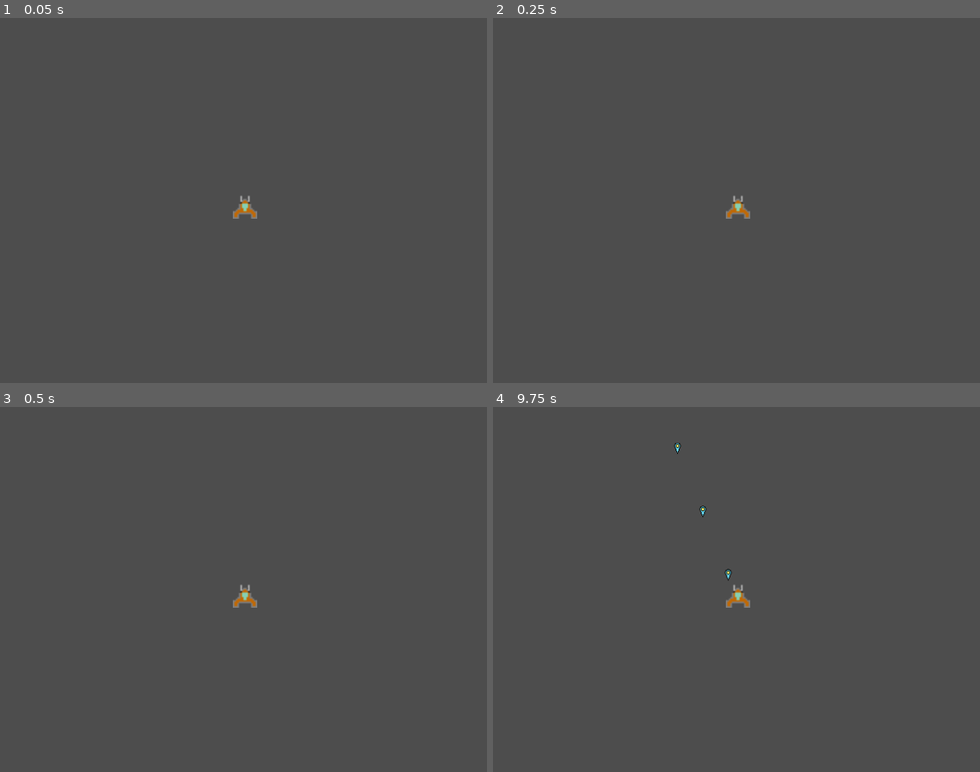
Above: before the commit, frames 1-4 (two rows, left to right).
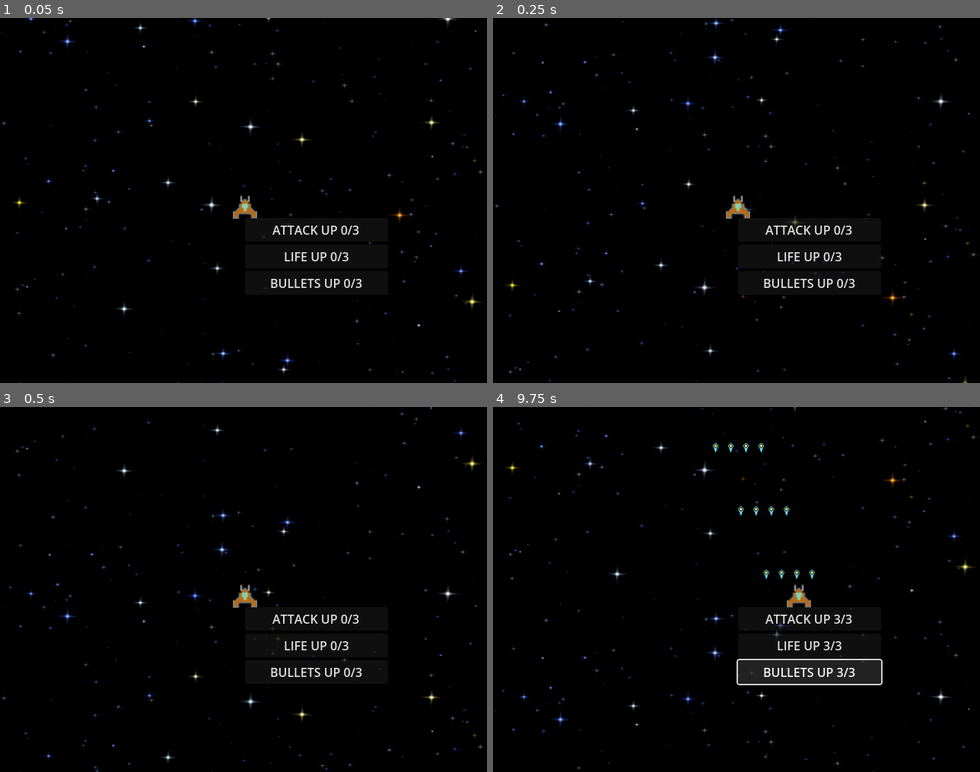
Above: after the commit, the same moments.

Repository: str08/CIEE-Game
Game: Godot game, scene res://Scenes/game.tscn
The game is run twice, just before and just after one commit, with the same random seed, the same clock (stepped at 60 frames per second) and the same inputs.
Inputs (mouse positions are in pixels of both pictures, inside the frame that each line leads up to):
- Up to frame 1 (0.05 s): no input
- Up to frame 2 (0.25 s): no input
- Up to frame 3 (0.5 s): no input
- Up to frame 4 (9.75 s): click (809, 618) at 0.5 s, where only the run after the commit has a clickable "ATTACK UP 0/3"; click (809, 618) at 1.25 s, where only the run after the commit has a clickable "ATTACK UP 1/3"; click (809, 618) at 2 s, where only the run after the commit has a clickable "ATTACK UP 2/3"; click (809, 618) at 2.75 s, where only the run after the commit has a clickable "ATTACK UP 3/3"; click (809, 644) at 3.5 s, where only the run after the commit has a clickable "LIFE UP 0/3"; click (809, 644) at 4.25 s, where only the run after the commit has a clickable "LIFE UP 1/3"; click (809, 644) at 5 s, where only the run after the commit has a clickable "LIFE UP 2/3"; click (809, 644) at 5.75 s, where only the run after the commit has a clickable "LIFE UP 3/3"; click (809, 673) at 6.5 s, where only the run after the commit has a clickable "BULLETS UP 0/3"; click (809, 673) at 7.25 s, where only the run after the commit has a clickable "BULLETS UP 1/3"; click (809, 673) at 8 s, where only the run after the commit has a clickable "BULLETS UP 2/3"; click (809, 673) at 8.75 s, where only the run after the commit has a clickable "BULLETS UP 3/3"; hold D (Right) from 9.53 s (still down); hold J (Shoot) from 9.53 s (still down)

The runs differ from the first frame. In frame 1, 100% of the frame differs, in the area x 0-100%, y 0-100%; in frame 2, 100%; in frame 3, 100%; in frame 4, 100%.

Commit message:
Added the shop menu, its upgrades, and what will be the main menu?

Diff:
--- a/ciee-game/Scenes/BaseBoss.tscn
+++ b/ciee-game/Scenes/BaseBoss.tscn
@@ -1,6 +1,6 @@
 [gd_scene load_steps=2 format=3 uid="uid://cieq6mil2t854"]
 
-[ext_resource type="Script" uid="uid://bb2urcjeq28xo" path="res://Bosses/Scripts/base_boss.gd" id="1_dq00a"]
+[ext_resource type="Script" uid="uid://bb2urcjeq28xo" path="res://Scripts/base_boss.gd" id="1_dq00a"]
 
 [node name="BaseBoss" type="Node2D"]
 script = ExtResource("1_dq00a")
--- a/ciee-game/Scenes/BaseEnemy.tscn
+++ b/ciee-game/Scenes/BaseEnemy.tscn
@@ -1,6 +1,6 @@
 [gd_scene load_steps=2 format=3 uid="uid://ue3jkgi7nmb7"]
 
-[ext_resource type="Script" uid="uid://diimxksbsumgt" path="res://Enemies/Scripts/basic_enemy.gd" id="1_x4l1i"]
+[ext_resource type="Script" path="res://Scripts/basic_enemy.gd" id="1_x4l1i"]
 
 [node name="BaseEnemy" type="Node2D"]
 script = ExtResource("1_x4l1i")
--- a/ciee-game/Scenes/BossThree.tscn
+++ b/ciee-game/Scenes/BossThree.tscn
@@ -1,7 +1,7 @@
 [gd_scene load_steps=3 format=3 uid="uid://cxiif1wu1v4hb"]
 
-[ext_resource type="PackedScene" uid="uid://cieq6mil2t854" path="res://Bosses/Scenes/BaseBoss.tscn" id="1_eo1bt"]
-[ext_resource type="Script" uid="uid://4shxs7b2uysg" path="res://Bosses/Scripts/boss_three.gd" id="2_tpvph"]
+[ext_resource type="PackedScene" uid="uid://cieq6mil2t854" path="res://Scenes/BaseBoss.tscn" id="1_eo1bt"]
+[ext_resource type="Script" path="res://Scripts/boss_three.gd" id="2_tpvph"]
 
 [node name="BaseBoss" instance=ExtResource("1_eo1bt")]
 script = ExtResource("2_tpvph")
--- a/ciee-game/Scenes/BossTwo.tscn
+++ b/ciee-game/Scenes/BossTwo.tscn
@@ -1,7 +1,7 @@
 [gd_scene load_steps=3 format=3 uid="uid://o3pr5q2j18ds"]
 
-[ext_resource type="PackedScene" uid="uid://cieq6mil2t854" path="res://Bosses/Scenes/BaseBoss.tscn" id="1_83wv5"]
-[ext_resource type="Script" uid="uid://bm6h74r1uj5jk" path="res://Bosses/Scripts/boss_two.gd" id="2_ug8f0"]
+[ext_resource type="PackedScene" uid="uid://cieq6mil2t854" path="res://Scenes/BaseBoss.tscn" id="1_83wv5"]
+[ext_resource type="Script" path="res://Scripts/boss_two.gd" id="2_ug8f0"]
 
 [node name="BaseBoss" instance=ExtResource("1_83wv5")]
 script = ExtResource("2_ug8f0")
--- a/ciee-game/Scenes/KamikazeEnemy.tscn
+++ b/ciee-game/Scenes/KamikazeEnemy.tscn
@@ -1,7 +1,7 @@
 [gd_scene load_steps=3 format=3 uid="uid://cah2afxj6i7hm"]
 
-[ext_resource type="PackedScene" uid="uid://ue3jkgi7nmb7" path="res://Enemies/BaseEnemy.tscn" id="1_npaf2"]
-[ext_resource type="Script" uid="uid://c5qcdrofu17kl" path="res://Enemies/kamikaze_enemy.gd" id="2_ccllv"]
+[ext_resource type="PackedScene" uid="uid://ue3jkgi7nmb7" path="res://Scenes/BaseEnemy.tscn" id="1_npaf2"]
+[ext_resource type="Script" path="res://Scripts/kamikaze_enemy.gd" id="2_ccllv"]
 
 [node name="BaseEnemy" instance=ExtResource("1_npaf2")]
 script = ExtResource("2_ccllv")
--- a/ciee-game/Scenes/RaiderEnemy.tscn
+++ b/ciee-game/Scenes/RaiderEnemy.tscn
@@ -1,7 +1,7 @@
 [gd_scene load_steps=3 format=3 uid="uid://cg26q68syd0em"]
 
-[ext_resource type="PackedScene" uid="uid://ue3jkgi7nmb7" path="res://Enemies/BaseEnemy.tscn" id="1_chg0y"]
-[ext_resource type="Script" uid="uid://bq3g3gox73wnd" path="res://Enemies/raider_enemy.gd" id="2_8olqh"]
+[ext_resource type="PackedScene" uid="uid://ue3jkgi7nmb7" path="res://Scenes/BaseEnemy.tscn" id="1_chg0y"]
+[ext_resource type="Script" path="res://Scripts/raider_enemy.gd" id="2_8olqh"]
 
 [node name="BaseEnemy" instance=ExtResource("1_chg0y")]
 script = ExtResource("2_8olqh")
--- a/ciee-game/Scenes/ShooterEnemy.tscn
+++ b/ciee-game/Scenes/ShooterEnemy.tscn
@@ -1,7 +1,7 @@
 [gd_scene load_steps=3 format=3 uid="uid://b551rt3skuan7"]
 
-[ext_resource type="PackedScene" uid="uid://ue3jkgi7nmb7" path="res://Enemies/BaseEnemy.tscn" id="1_qndsk"]
-[ext_resource type="Script" uid="uid://qnioufblohdf" path="res://Enemies/shooter_enemy.gd" id="2_jiija"]
+[ext_resource type="PackedScene" uid="uid://ue3jkgi7nmb7" path="res://Scenes/BaseEnemy.tscn" id="1_qndsk"]
+[ext_resource type="Script" path="res://Scripts/shooter_enemy.gd" id="2_jiija"]
 
 [node name="BaseEnemy" instance=ExtResource("1_qndsk")]
 script = ExtResource("2_jiija")
--- a/ciee-game/Scenes/bullet_basic.tscn
+++ b/ciee-game/Scenes/bullet_basic.tscn
@@ -1,7 +1,7 @@
 [gd_scene load_steps=4 format=3 uid="uid://co0rkb7ls38ku"]
 
 [ext_resource type="Script" uid="uid://c1nt6d4mrrk8b" path="res://Scripts/bullet_basic.gd" id="1_kfo57"]
-[ext_resource type="Texture2D" uid="uid://dljj0scfkid7x" path="res://Assets/bullet type one.png" id="2_2tq3m"]
+[ext_resource type="Texture2D" uid="uid://dljj0scfkid7x" path="res://Assets/bulletTypeOne.png" id="2_2tq3m"]
 
 [sub_resource type="CapsuleShape2D" id="CapsuleShape2D_2tq3m"]
 radius = 9.0
--- a/ciee-game/Scenes/game.tscn
+++ b/ciee-game/Scenes/game.tscn
@@ -1,13 +1,29 @@
-[gd_scene load_steps=2 format=3 uid="uid://c0jfltrcdhkbx"]
+[gd_scene load_steps=6 format=3 uid="uid://c0jfltrcdhkbx"]
 
 [ext_resource type="PackedScene" uid="uid://bbgpobqiliyly" path="res://Scenes/ship.tscn" id="1_ebmjs"]
+[ext_resource type="Shader" uid="uid://lsbx34rwfcub" path="res://Scripts/game.gdshader" id="2_wrm1d"]
+[ext_resource type="Texture2D" uid="uid://gfinxnkfg5y8" path="res://Assets/Starfield7-512x512.png" id="3_3dryh"]
+[ext_resource type="PackedScene" uid="uid://21gvhpr5fh0q" path="res://Scenes/shop_menu.tscn" id="4_3dryh"]
+
+[sub_resource type="ShaderMaterial" id="ShaderMaterial_wowpa"]
+shader = ExtResource("2_wrm1d")
 
 [node name="Game" type="Node2D"]
+
+[node name="Camera2D" type="Camera2D" parent="."]
+position = Vector2(-2, 0)
+
+[node name="TextureRect" type="TextureRect" parent="."]
+texture_repeat = 2
+material = SubResource("ShaderMaterial_wowpa")
+offset_left = -339.0
+offset_top = -262.0
+offset_right = 326.0
+offset_bottom = 281.0
+texture = ExtResource("3_3dryh")
 
 [node name="Ship" parent="." instance=ExtResource("1_ebmjs")]
 position = Vector2(0, 8)
 scale = Vector2(2, 2)
 
-[node name="Camera2D" type="Camera2D" parent="Ship"]
-position = Vector2(-1, -4)
-scale = Vector2(0.5, 0.5)
+[node name="ShopMenu" parent="." instance=ExtResource("4_3dryh")]
--- /dev/null
+++ b/ciee-game/Scenes/main_menu.tscn
@@ -0,0 +1,22 @@
+[gd_scene load_steps=2 format=3 uid="uid://dg1jmhfmwiphq"]
+
+[ext_resource type="Script" uid="uid://clnb6qv5ainti" path="res://Scripts/main_menu.gd" id="1_28flt"]
+
+[node name="MainMenu" type="BoxContainer"]
+anchors_preset = 15
+anchor_right = 1.0
+anchor_bottom = 1.0
+grow_horizontal = 2
+grow_vertical = 2
+alignment = 1
+vertical = true
+script = ExtResource("1_28flt")
+
+[node name="TextureRect" type="TextureRect" parent="."]
+layout_mode = 2
+
+[node name="Button" type="Button" parent="."]
+layout_mode = 2
+text = "START"
+
+[connection signal="pressed" from="Button" to="." method="_on_button_pressed"]
--- a/ciee-game/Scenes/ship.tscn
+++ b/ciee-game/Scenes/ship.tscn
@@ -3,7 +3,7 @@
 [ext_resource type="Script" uid="uid://fpsege0xe0t0" path="res://Scripts/ship.gd" id="1_v1qfn"]
 [ext_resource type="PackedScene" uid="uid://co0rkb7ls38ku" path="res://Scenes/bullet_basic.tscn" id="2_xxxu3"]
 [ext_resource type="PackedScene" uid="uid://wnuxxpv066e7" path="res://Scenes/hitbox.tscn" id="3_6ejuo"]
-[ext_resource type="Texture2D" uid="uid://bxxoe6mwvqr4f" path="res://Assets/ship type 1.png" id="4_6ejuo"]
+[ext_resource type="Texture2D" uid="uid://bxxoe6mwvqr4f" path="res://Assets/shipType1.png" id="4_6ejuo"]
 
 [sub_resource type="CircleShape2D" id="CircleShape2D_v1qfn"]
 radius = 4.0
--- /dev/null
+++ b/ciee-game/Scenes/shop_menu.tscn
@@ -0,0 +1,47 @@
+[gd_scene load_steps=4 format=3 uid="uid://21gvhpr5fh0q"]
+
+[ext_resource type="Script" uid="uid://by5rbn0xl1ku4" path="res://Scripts/shop_menu.gd" id="1_xysl7"]
+
+[sub_resource type="GDScript" id="GDScript_jhj42"]
+script/source = "extends Button
+
+signal attackUp
+"
+
+[sub_resource type="GDScript" id="GDScript_lvwfa"]
+script/source = "extends Button
+
+signal lifeUp
+
+func _on_pressed() -> void:
+	emit_signal(\"lifeUp\")
+	pass
+"
+
+[node name="ShopMenu" type="BoxContainer"]
+offset_right = 188.0
+offset_bottom = 147.0
+alignment = 1
+vertical = true
+script = ExtResource("1_xysl7")
+
+[node name="AttackUp" type="Button" parent="."]
+layout_mode = 2
+text = "ATTACK UP 0/3"
+script = SubResource("GDScript_jhj42")
+
+[node name="LifeUp" type="Button" parent="."]
+layout_mode = 2
+text = "LIFE UP 0/3"
+script = SubResource("GDScript_lvwfa")
+
+[node name="MoreBullets" type="Button" parent="."]
+layout_mode = 2
+text = "BULLETS UP 0/3"
+
+[connection signal="pressed" from="AttackUp" to="." method="_on_attack_up_pressed"]
+[connection signal="pressed" from="AttackUp" to="AttackUp" method="_on_pressed"]
+[connection signal="pressed" from="LifeUp" to="." method="_on_life_up_pressed"]
+[connection signal="pressed" from="LifeUp" to="AttackUp" method="_on_life_up_pressed"]
+[connection signal="pressed" from="LifeUp" to="LifeUp" method="_on_pressed"]
+[connection signal="pressed" from="MoreBullets" to="." method="_on_more_bullets_pressed"]
--- a/ciee-game/Scripts/boss_one.gd
+++ b/ciee-game/Scripts/boss_one.gd
@@ -1,4 +1,4 @@
-extends "res://Bosses/Scripts/base_boss.gd"
+extends "res://Scripts/base_boss.gd"
 
 enum State {
 	NORMAL,
--- a/ciee-game/Scripts/boss_three.gd
+++ b/ciee-game/Scripts/boss_three.gd
@@ -1,4 +1,4 @@
-extends "res://Bosses/Scripts/base_boss.gd"
+extends "res://Scripts/base_boss.gd"
 
 # Phase thresholds
 @export var phase2_threshold: float = 0.66
--- a/ciee-game/Scripts/boss_two.gd
+++ b/ciee-game/Scripts/boss_two.gd
@@ -1,4 +1,4 @@
-extends "res://Bosses/Scripts/base_boss.gd"
+extends "res://Scripts/base_boss.gd"
 
 #----------------
 # Phase tuning
--- a/ciee-game/Scripts/bullet_basic.gd
+++ b/ciee-game/Scripts/bullet_basic.gd
@@ -1,7 +1,8 @@
 extends Area2D
+@export var speed = -1000
 
-@export var speed = -1000
-@export var damage = 1
+
+
 
 func start(pos):
 	position = pos
--- /dev/null
+++ b/ciee-game/Scripts/game.gdshader
@@ -0,0 +1,14 @@
+shader_type canvas_item;
+
+void vertex() {
+	UV.y-=TIME;
+}
+
+void fragment() {
+	// Called for every pixel the material is visible on.
+}
+
+//void light() {
+//	// Called for every pixel for every light affecting the CanvasItem.
+//	// Uncomment to replace the default light processing function with this one.
+//}
--- a/ciee-game/Scripts/kamikaze_enemy.gd
+++ b/ciee-game/Scripts/kamikaze_enemy.gd
@@ -1,4 +1,4 @@
-extends "res://Enemies/Scripts/basic_enemy.gd"
+extends "res://Scripts/basic_enemy.gd"
 
 enum KamikazeType {
 	STRAIGHT,
--- /dev/null
+++ b/ciee-game/Scripts/main_menu.gd
@@ -0,0 +1,7 @@
+extends BoxContainer
+
+
+
+func _on_button_pressed():
+	get_tree().change_scene_to_file("res://Scenes/game.tscn")
+	pass # Replace with function body.
--- a/ciee-game/Scripts/raider_enemy.gd
+++ b/ciee-game/Scripts/raider_enemy.gd
@@ -1,4 +1,4 @@
-extends "res://Enemies/Scripts/basic_enemy.gd"
+extends "res://Scripts/basic_enemy.gd"
 
 enum RaiderPattern {
 	DASH,
--- a/ciee-game/Scripts/ship.gd
+++ b/ciee-game/Scripts/ship.gd
@@ -6,11 +6,20 @@
 @onready var screensize = get_viewport_rect().size
 @export var shape_scene: PackedScene  # Drag and drop your shape scene here.
 @export var health = 3
+@export var damage = 1
+@export var bullets = 1
 var slow_indicator : Node2D = null  # New variable to track the circle
 var can_shoot = true
 @onready var collision_shape_2d: CollisionShape2D = $CollisionShape2D
+@onready var shop_menu: BoxContainer = $"../ShopMenu"
 
 func _ready():
+	$"../ShopMenu".connect("healthUp", _on_healthUp)
+	$"../ShopMenu".connect("attackUp", _on_attackUp)
+	$"../ShopMenu".connect("bulletUp", _on_bulletUp)
+
+	var upgrade  = 0.0
+
 	start()
 
 func start():
@@ -22,9 +31,19 @@
 		return
 	can_shoot = false
 	$GunCooldown.start()
-	var b = bullet_scene.instantiate()
-	get_tree().root.add_child(b)
-	b.start(position + Vector2(0, -10))
+	var spacing = 20  # distance between bullet streams
+	var num_bullets = max(1, bullets)
+	var total_width = (num_bullets - 1) * spacing
+	var start_x = -total_width / 2  # center bullets around player
+
+	for i in range(num_bullets):
+		var bullet = bullet_scene.instantiate()
+		get_tree().root.add_child(bullet)
+
+		var x_offset = start_x + i * spacing
+		var bullet_pos = position + Vector2(x_offset, -10)  # shoot from top of player
+
+		bullet.start(bullet_pos)
 
 func _process(_delta):
 	var temp_speed = speed
@@ -49,3 +68,16 @@
 
 func _on_gun_cooldown_timeout():
 	can_shoot = true
+
+func _on_healthUp():
+	print("MORE HEALTH")
+	health+=1
+
+func _on_attackUp():
+	print("MORE DMG")
+
+	damage+=1
+
+func _on_bulletUp():
+	print("NEW STREAM")
+	bullets+=1
--- a/ciee-game/Scripts/shooter_enemy.gd
+++ b/ciee-game/Scripts/shooter_enemy.gd
@@ -1,4 +1,4 @@
-extends "res://Enemies/Scripts/basic_enemy.gd"
+extends "res://Scripts/basic_enemy.gd"
 
 enum MovementType {
 	HORIZONTAL_SWEEP,
--- /dev/null
+++ b/ciee-game/Scripts/shop_menu.gd
@@ -0,0 +1,37 @@
+extends BoxContainer
+
+signal healthUp
+signal attackUp
+signal bulletUp
+
+var numBoughtLife = 0
+var numBoughtAtk = 0
+var numBoughtBul = 0
+
+@onready var attack_up: Button = $AttackUp
+@onready var life_up: Button = $LifeUp
+@onready var more_bullets: Button = $MoreBullets
+
+func _on_life_up_pressed() -> void:
+	if numBoughtLife<3:
+		numBoughtLife+=1
+		emit_signal("healthUp")
+	$LifeUp.text="LIFE UP "+ str(numBoughtLife) +"/3"
+
+	pass # Replace with function body.
+
+func _on_attack_up_pressed() -> void:
+	if numBoughtAtk<3:
+		numBoughtAtk+=1
+		emit_signal("attackUp")
+	$AttackUp.text= "ATTACK UP "+str(numBoughtAtk) +"/3"
+
+	pass # Replace with function body.
+
+func _on_more_bullets_pressed() -> void:
+	if numBoughtBul<3:
+		numBoughtBul+=1
+		emit_signal("bulletUp")
+	$MoreBullets.text= "BULLETS UP " + str(numBoughtBul)  + "/3"
+
+	pass # Replace with function body.
Not shown, added: ciee-game/Assets/Boss (kinda dislike design).png.import
Not shown, added: ciee-game/Assets/bad man hard.png.import
Not shown, added: ciee-game/Assets/bad man.png.import
Not shown, added: ciee-game/Scripts/game.gdshader.uid
Not shown, added: ciee-game/Scripts/main_menu.gd.uid
Not shown, added: ciee-game/Scripts/shop_menu.gd.uid
